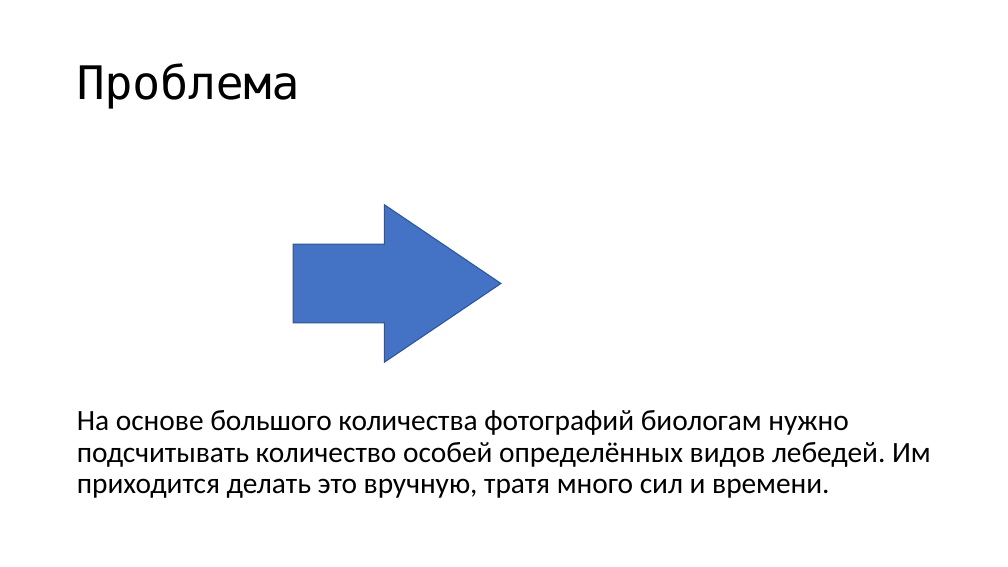
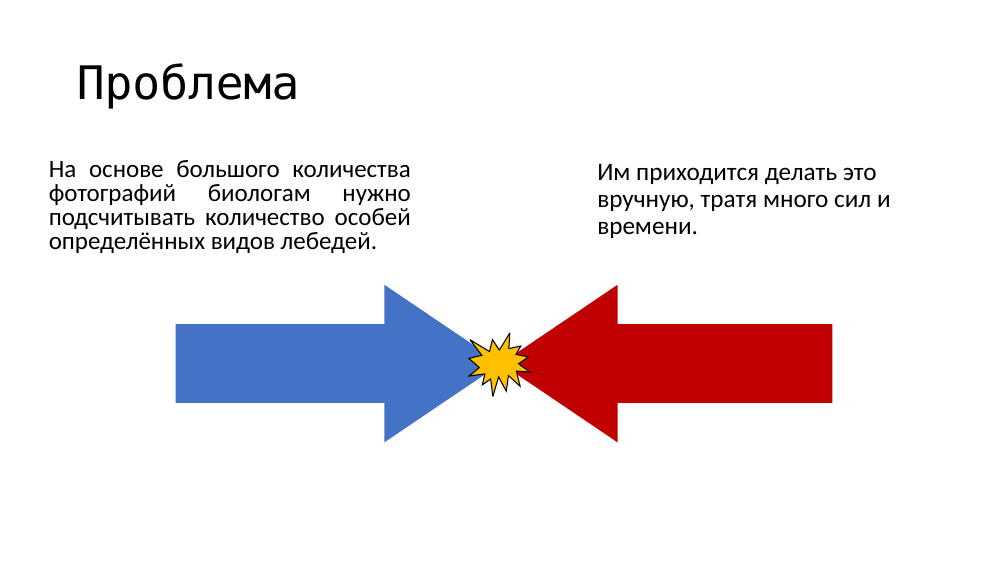
Before and after one commit to VoroncovRoman/IT_Arctic_Swans, a slide deck: slide 2 of Презентация для защиты.pptx. Drawn at 1008x567 pixels with LibreOffice and Linux fonts; fonts in the diff are those of the drawing. Boxes give left, top, right and bottom in pixels: in the first picture for what was removed or moved away, otherwise in the second. Text is boxed around its words. In the diff, an @@ line names an element or a change of style, - is before the commit and + after.

Commit message:
202305210621

```diff
--- a/Презентация для защиты.pptx
+++ b/Презентация для защиты.pptx
@@ text added at (x1=49, y1=160, x2=411, y2=253), 23.8 pt, text #000000 @@
+На основе большого количества фотографий биологам нужно подсчитывать количество особей определённых видов лебедей.
@@ text at (x1=597, y1=163, x2=891, y2=238): text changed; size 28 to 24 pt @@
-На основе большого количества фотографий биологам нужно подсчитывать количество особей определённых видов лебедей. Им приходится делать это вручную, тратя много сил и времени.
+Им приходится делать это вручную, тратя много сил и времени.
@@ right arrow resized from (x1=293, y1=205, x2=501, y2=362) to (x1=175, y1=285, x2=501, y2=442) @@
@@ right arrow at (x1=175, y1=285, x2=501, y2=442): outline #325491 1 pt to none @@
@@ right arrow added at (x1=501, y1=285, x2=833, y2=442), fill #C00000 @@
@@ irregular seal added at (x1=469, y1=333, x2=530, y2=396), fill #FFC000, outline #000000 1 pt @@
```
Also in this commit, not shown: 4 other slides changed, 4 slides added, 1 slide removed.
